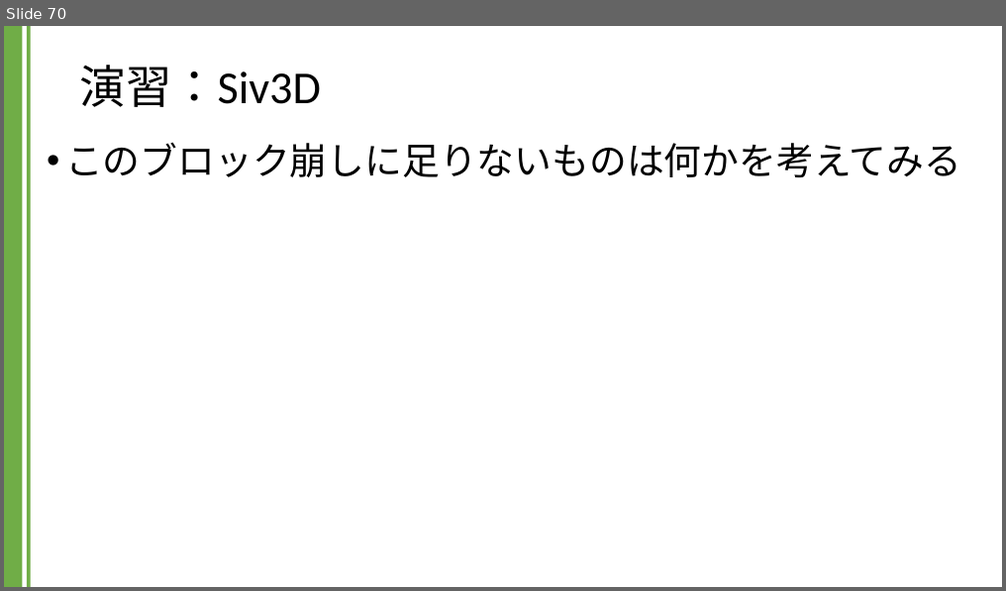
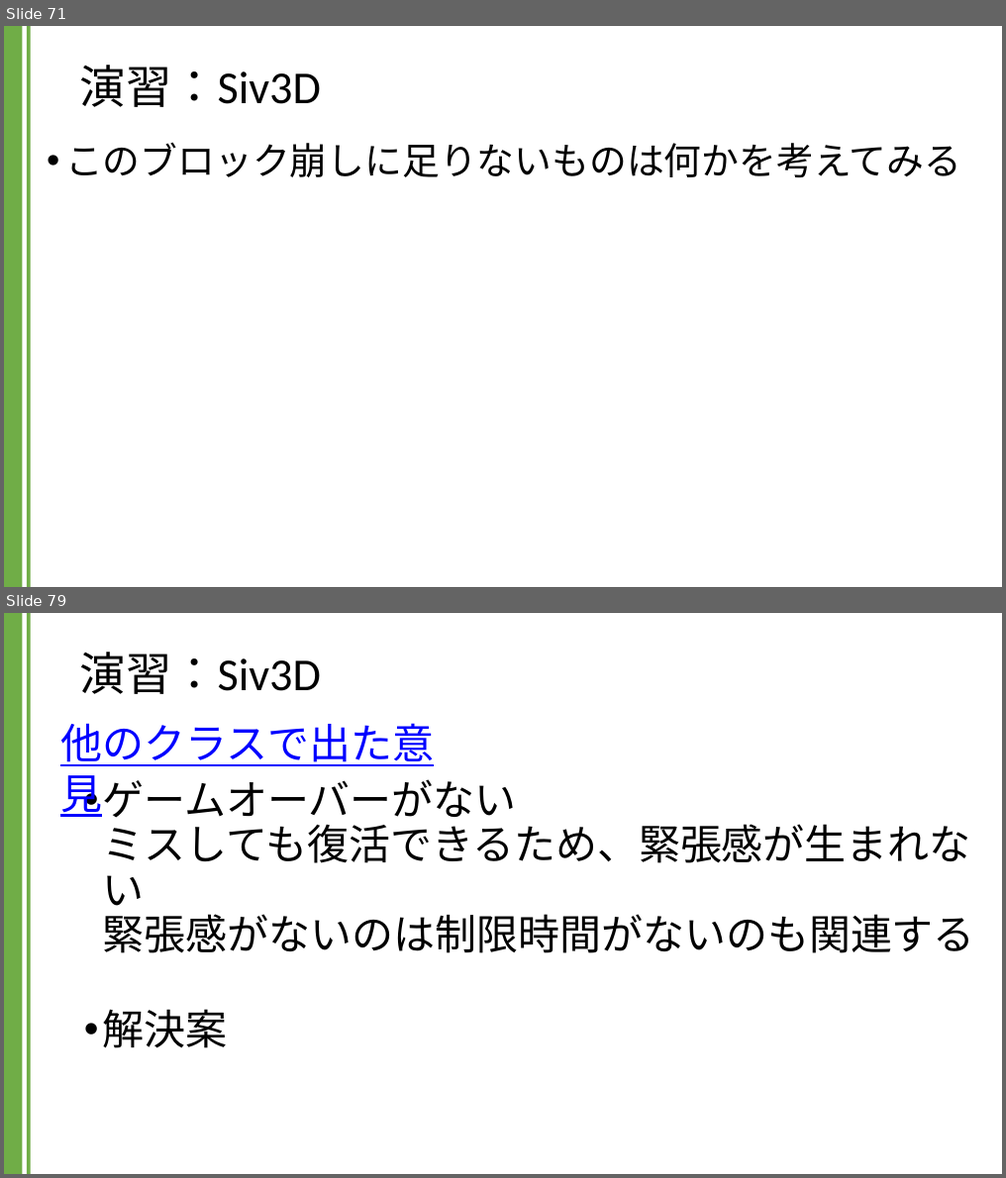
Before and after one commit to kic-murata/cpp2024, a slide deck: 授業資料/演習課題：Siv3D.pptx. Shown one above the other, each under a label of ours: slide 70 before the commit, slides 71 and 79 after it; the slides between them are not shown. The pictures are 1006x591 and 1006x1178 pixels, drawn with LibreOffice and Linux fonts; fonts in the diff are those of the drawing; background and template pictures are left out. Boxes give left, top, right and bottom in pixels: in the first picture for what was removed or moved away, otherwise in the second. Text is boxed around its words. In the diff, an @@ line names an element or a change of style, - is before the commit and + after.

```diff
--- a/授業資料/演習課題：Siv3D.pptx
+++ b/授業資料/演習課題：Siv3D.pptx
@@ slide 79 added at [4,613,1002,1174], background #FFFFFF; not listed: 2 template elements that a slide beside it also shows @@
@@ title added at [80,652,321,694], 44 pt, text #000000 @@
+演習：Siv3D
@@ text added at [60,723,434,766], 40 pt, text #0000FF, underline @@
+他のクラスで出た意見
@@ text added at [103,779,975,1049], 40 pt, text #000000 @@
+  • ゲームオーバーがない
+    ミスしても復活できるため、緊張感が生まれない
+    緊張感がないのは制限時間がないのも関連する
+  • 解決案
@@ what was slide 70 is now slide 71 @@
```
Also in this commit, not shown: 7 slides changed, 11 other slides added.
